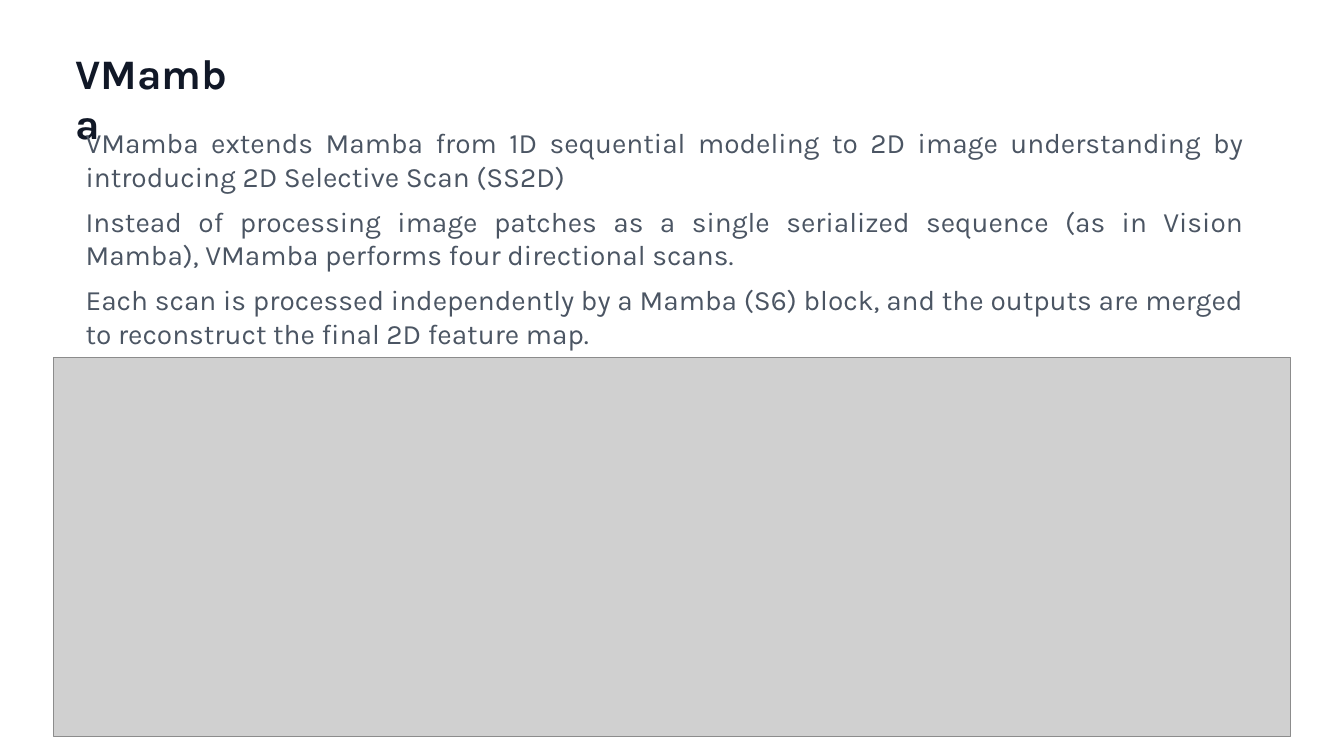
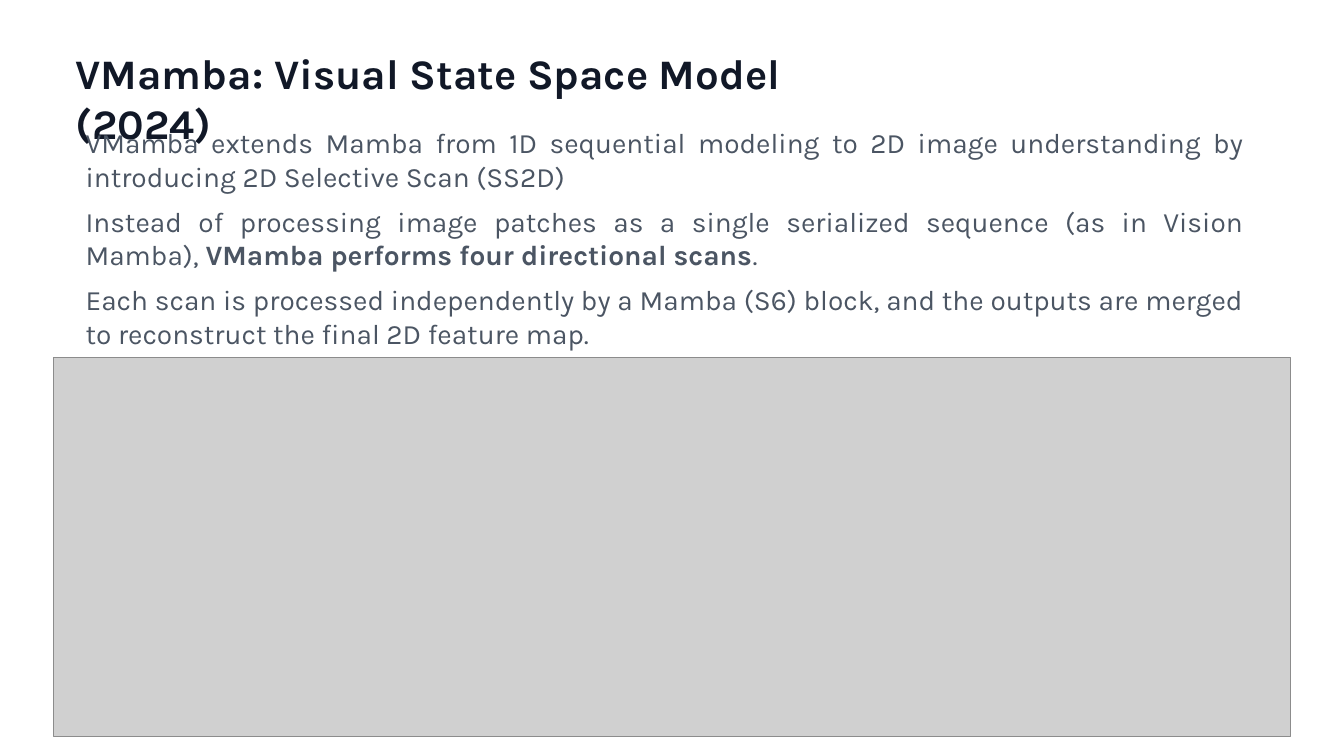
Before and after one commit to zeroxred/research, a slide deck: slide 12 of presentations/05_weekly_summary_s4_to_video_mamba_en.pptx. Drawn at 1344x756 pixels with LibreOffice and Linux fonts; fonts in the diff are those of the drawing; grey boxes stand for pictures. Boxes give left, top, right and bottom in pixels: in the first picture for what was removed or moved away, otherwise in the second. Text is boxed around its words. In the diff, an @@ line names an element or a change of style, - is before the commit and + after.

```diff
--- a/presentations/05_weekly_summary_s4_to_video_mamba_en.pptx
+++ b/presentations/05_weekly_summary_s4_to_video_mamba_en.pptx
@@ text at [75, 59, 780, 150]: text changed @@
-VMamba
+VMamba: Visual State Space Model (2024)
@@ text at [86, 212, 1242, 272]: bold on in "VMamba performs four directional scans." @@
```
Also in this commit, not shown: 11 other slides changed.
